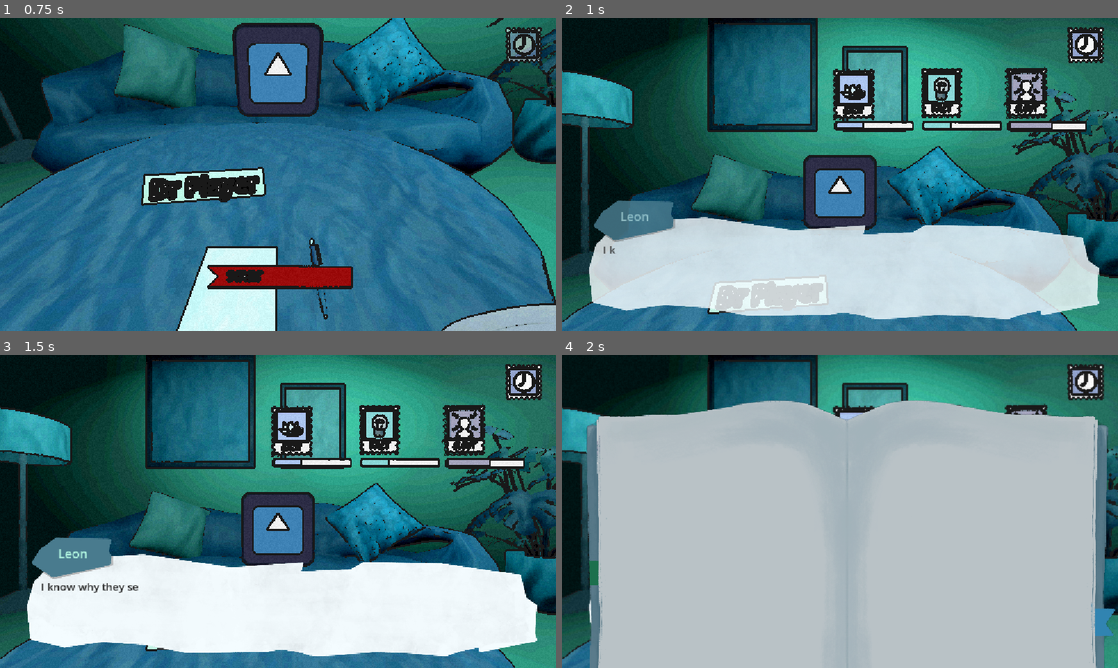
Above: before the commit, frames 1-4 (two rows, left to right).
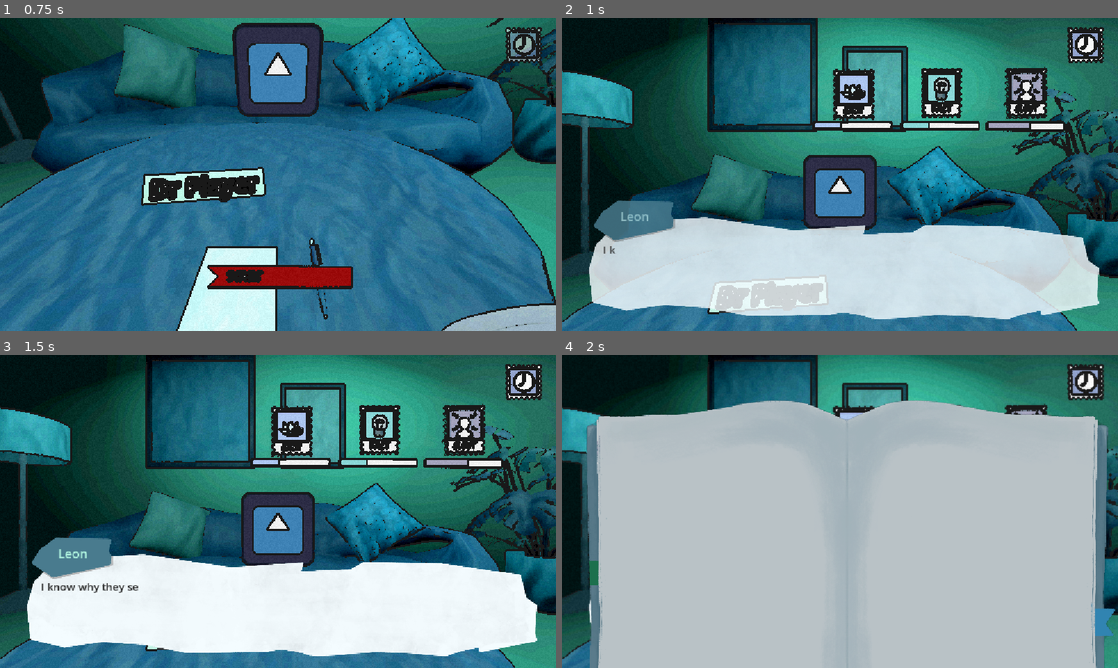
Above: after the commit, the same moments.

Repository: Blulow/octavuss_office
Game: Godot game, scene res://scenes/main_menu.tscn
Two runs of this game, one before a commit and one after it. Both use one fixed random seed, a clock stepped at 60 frames per second and the inputs below. The engine's default icon, where the game draws it, is replaced by a stand-in: a white triangle on a blue panel in a dark square.
Inputs (mouse positions are in pixels of both pictures, inside the frame that each line leads up to):
- Up to frame 1 (0.75 s): tap Enter (ui_accept) at 0.5 s; drag from (305, 168) to (333, 105) at 0.52 s
- Up to frame 2 (1 s): no input
- Up to frame 3 (1.5 s): click (522, 383) at 1.25 s
- Up to frame 4 (2 s): no input

Frame 1 is identical in both runs. In frame 2, 0.7% of the frame differs, in the area x 45-95%, y 32-37%; in frame 3, 0.7%; in frame 4, nothing differs.

Commit message:
add: stat ui shake effect

Diff:
--- a/scripts/client.gd
+++ b/scripts/client.gd
@@ -9,10 +9,18 @@
 	update_values()
 
 func update_values() -> void:
+	var _calm = calm_value
+	var _fact = fact_value
+	var _sp = sp_value
+
 	calm_value = clamp(PlayerData.stats.calm.value, -5, 15)
 	fact_value = clamp(PlayerData.stats.fact.value, -5, 15)
 	sp_value = clamp(PlayerData.stats.sp.value, -5, 15)
 
+	if calm_value != _calm: $Stats/CalmStat.shake()
+	if fact_value != _fact: $Stats/FactStat.shake()
+	if sp_value != _sp: $Stats/SPStat.shake()
+
 	$Stats/CalmStat.amount = remap(calm_value, -5, 15, 0, 100)
 	$Stats/FactStat.amount = remap(fact_value, -5, 15, 0, 100)
 	$Stats/SPStat.amount = remap(sp_value, -5, 15, 0, 100)
--- a/scripts/stat.gd
+++ b/scripts/stat.gd
@@ -13,3 +13,9 @@
 	set(value):
 		amount = value
 		$Bar/StatBar/SubViewport/TextureProgressBar.value = value
+
+func shake() -> void:
+	var tween = create_tween()
+	tween.tween_interval(0.08)
+	for amp in [0.02, -0.02, 0.01, -0.01, 0.0]:
+		tween.tween_property($Bar, "position:x", amp, 0.06)
